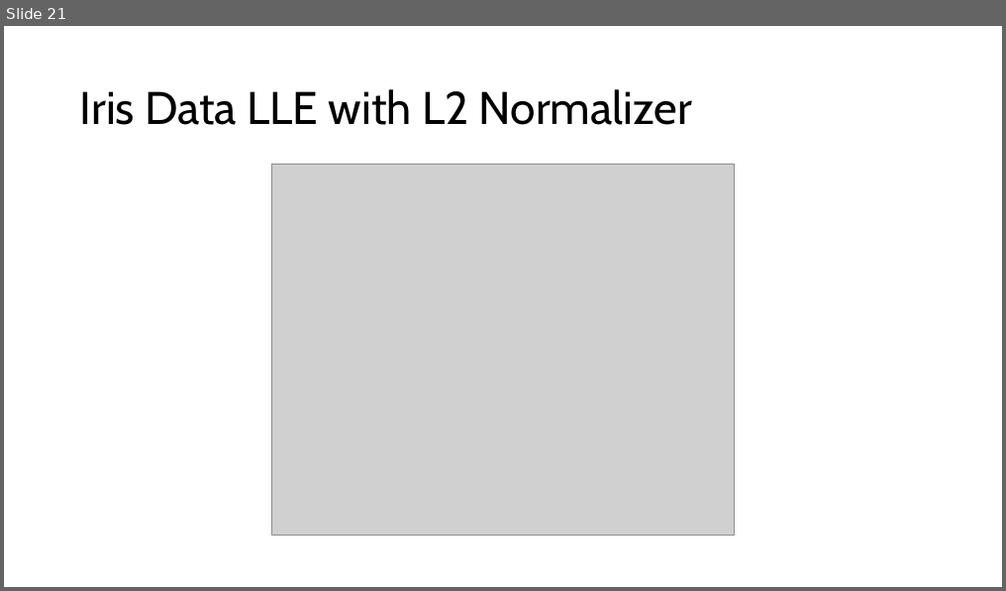
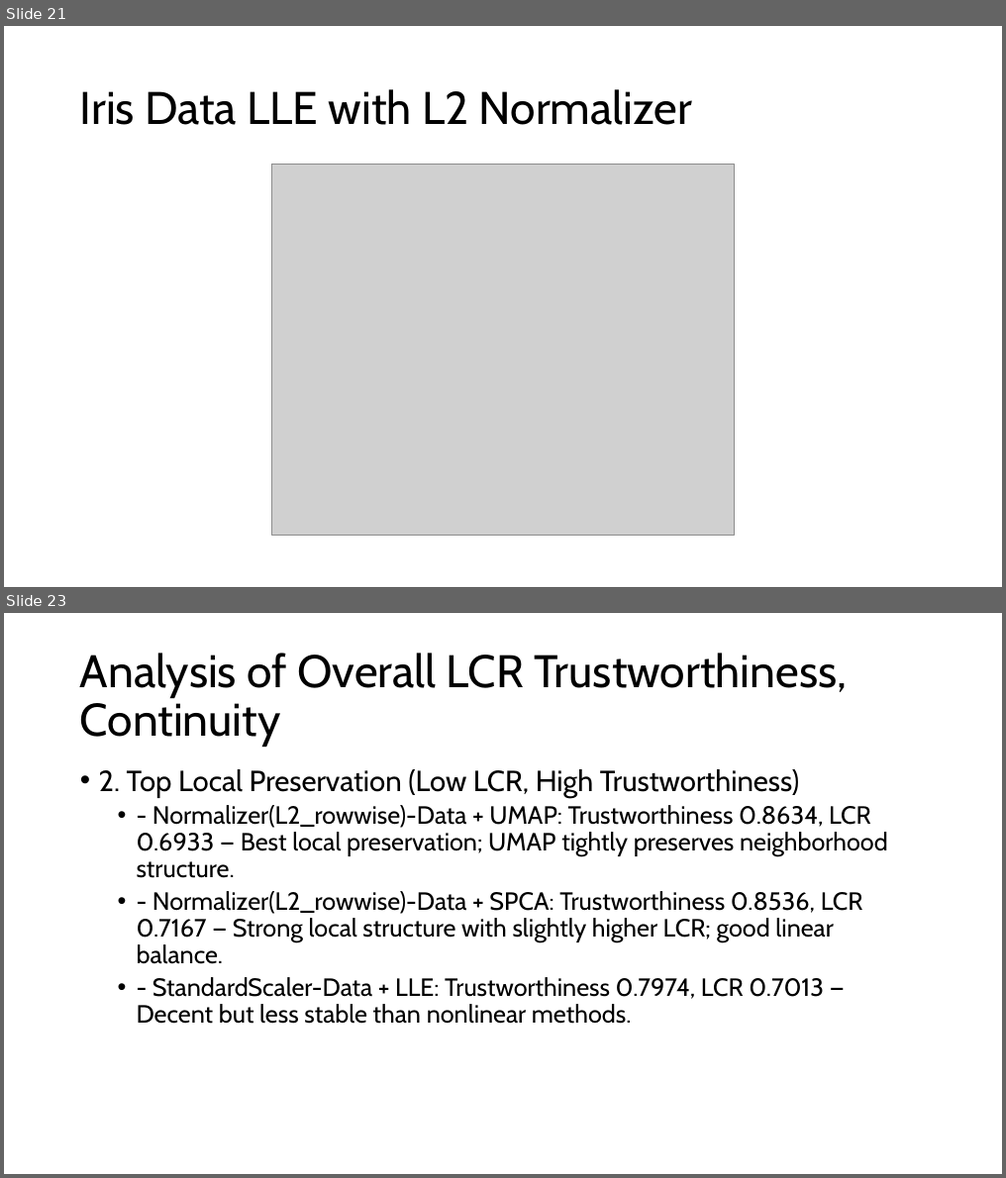
Before and after one commit to Brennan-Chan/Big-Data-Project-1, a slide deck: Deliverables/Big Data Project 1.pptx. Shown one above the other, each under a label of ours: slide 21 before the commit, slides 21 and 23 after it; the slides between them are not shown. The pictures are 1006x591 and 1006x1178 pixels, drawn with LibreOffice and Linux fonts; fonts in the diff are those of the drawing; grey boxes stand for pictures. Boxes give left, top, right and bottom in pixels: in the first picture for what was removed or moved away, otherwise in the second. Text is boxed around its words. In the diff, an @@ line names an element or a change of style, - is before the commit and + after.

```diff
--- a/Deliverables/Big Data Project 1.pptx
+++ b/Deliverables/Big Data Project 1.pptx
@@ slide 23 added at <box>4,613,1002,1174</box>, background #FFFFFF @@
@@ title added at <box>80,653,846,747</box>, 44 pt, text #000000 @@
+Analysis of Overall LCR Trustworthiness, Continuity
@@ text added at <box>99,769,888,1024</box>, 24 pt, text #000000 @@
+• 2. Top Local Preservation (Low LCR, High Trustworthiness)
+  • - Normalizer(L2_rowwise)-Data + UMAP: Trustworthiness 0.8634, LCR 0.6933 — Best local preservation; UMAP tightly preserves neighborhood structure.
+  • - Normalizer(L2_rowwise)-Data + SPCA: Trustworthiness 0.8536, LCR 0.7167 — Strong local structure with slightly higher LCR; good linear balance.
+  • - StandardScaler-Data + LLE: Trustworthiness 0.7974, LCR 0.7013 — Decent but less stable than nonlinear methods.
```
Also in this commit, not shown: 2 slides changed, 14 other slides added, 10 slides removed, 3 other files.
